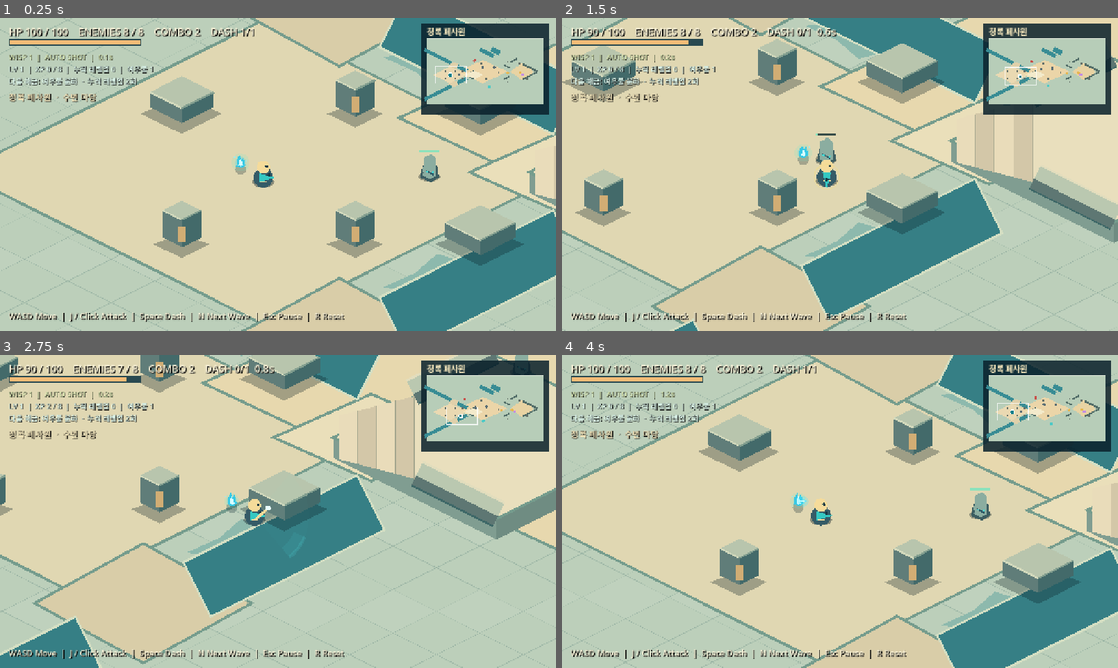
Above: before the commit, frames 1-4 (two rows, left to right).
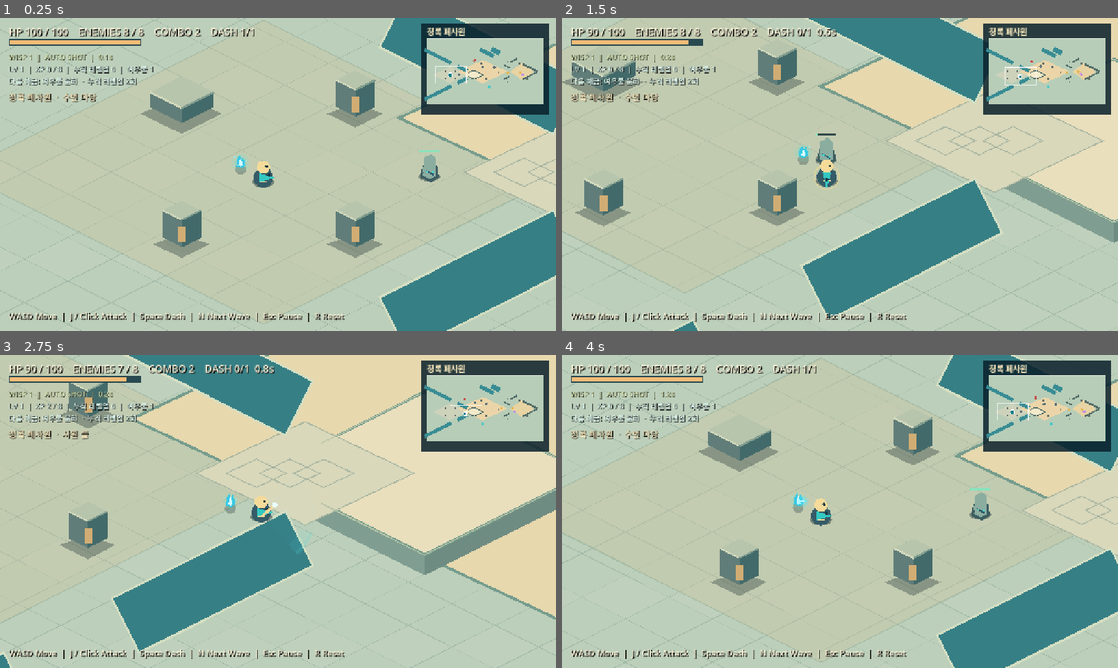
Above: after the commit, the same moments.

Repository: noru358/new-game
Game: Godot game, scene res://game/temple_region.tscn
Two runs of this game, one before a commit and one after it. Both use one fixed random seed, a clock stepped at 60 frames per second and the inputs below.
Inputs (mouse positions are in pixels of both pictures, inside the frame that each line leads up to):
- Up to frame 1 (0.25 s): no input
- Up to frame 2 (1.5 s): tap Enter at 0.5 s; move the mouse to (962, 158) at 0.52 s; hold D (move_right) 0.53-1.28 s; hold J (attack) 0.53-1.28 s; click (962, 158) at 0.67 s; tap Space (dash) at 0.8, 1.35 s; move the mouse to (728, 190) at 1.27 s; hold S (move_down) from 1.28 s (still down)
- Up to frame 3 (2.75 s): tap J (attack) at 1.55 s; move the mouse to (333, 442) at 2.02 s; release S (move_down) at 2.03 s; hold D (move_right) from 2.03 s (still down); hold J (attack) from 2.03 s (still down); tap Space (dash) at 2.3 s
- Up to frame 4 (4 s): move the mouse to (812, 574) at 2.77 s; release D (move_right) at 2.78 s; release J (attack) at 2.78 s; hold W (move_up) 2.78-3.53 s; tap Space (dash) at 2.85 s; click (812, 574) at 2.92 s; tap J (attack) at 3.05 s; move the mouse to (1006, 558) at 3.52 s; hold A (move_left) from 3.53 s (still down); hold Space (dash) from 3.53 s (still down); tap R at 3.6 s

The runs differ from the first frame. In frame 1, 51% of the frame differs, in the area x 0-100%, y 0-100%; in frame 2, 44%; in frame 3, 50%; in frame 4, 51%.

Commit message:
Clarify courtyard height and seal terrace perimeter

Diff:
--- a/game/temple_block.gd
+++ b/game/temple_block.gd
@@ -3,12 +3,14 @@
 
 var footprint_size := Vector2(100, 40)
 var water := false
+var terrace_edge := false
 
 
-func setup(area: Rect2, is_water: bool, angle: float = 0.0) -> void:
+func setup(area: Rect2, is_water: bool, angle: float = 0.0, is_terrace_edge: bool = false) -> void:
 	global_position = area.get_center()
 	footprint_size = area.size
 	water = is_water
+	terrace_edge = is_terrace_edge
 	rotation = angle
 	queue_redraw()
 
@@ -31,6 +33,9 @@
 	if water:
 		return
 	var half := footprint_size * 0.5
+	if terrace_edge:
+		draw_line(Vector2(-half.x, 0), Vector2(half.x, 0), Color("b8c4a7"), 2.0)
+		return
 	var top := Rect2(-half - Vector2(0, 20), footprint_size)
 	draw_rect(Rect2(-half, footprint_size), Color("5e7773"))
 	draw_rect(top, Color("bac8b0"))
--- a/game/temple_minimap.gd
+++ b/game/temple_minimap.gd
@@ -21,15 +21,10 @@
 	if not is_instance_valid(region):
 		return
 	draw_rect(Rect2(Vector2.ZERO, size), Color("b7cdb8"))
-	_draw_plaza(region.WEST_COURT_CENTER, region.WEST_COURT_HALF.x, region.WEST_COURT_HALF.y, Color("ead9b2"))
-	_draw_plaza(region.WEST_UPPER_LANDING, 200.0, 110.0, Color("e0d0aa"))
-	_draw_plaza(region.WEST_LOWER_LANDING, 200.0, 110.0, Color("e0d0aa"))
+	_draw_plaza(region.WEST_COURT_CENTER, region.WEST_COURT_HALF.x, region.WEST_COURT_HALF.y, Color("cdd2bb"))
 	_draw_plaza(Vector2(1830, 1080), 820.0, 385.0, Color("ebd5a8"))
 	_draw_plaza(Vector2(3130, 1080), 400.0, 280.0, Color("e8d3a3"))
-	_draw_plaza(region.WEST_GATE, 180.0, 80.0, Color("f0e0b5"))
 	_draw_plaza(region.UPPER_TERRACE_CENTER, region.UPPER_TERRACE_HALF.x, region.UPPER_TERRACE_HALF.y, Color("f3eacb"))
-	for patch in region.WET_BANK_AREAS:
-		draw_colored_polygon(_map_points(PackedVector2Array(patch)), Color("8db9ad"))
 	for i in range(region.WATER_AREAS.size()):
 		var world_points: PackedVector2Array = region.rotated_rect_points(region.WATER_AREAS[i], region.WATER_ANGLES[i])
 		draw_colored_polygon(_map_points(world_points), Color("388c94"))
--- a/game/temple_region.gd
+++ b/game/temple_region.gd
@@ -8,9 +8,6 @@
 const PLAYER_START := Vector2(760, 1190)
 const WEST_COURT_CENTER := Vector2(760, 1180)
 const WEST_COURT_HALF := Vector2(560, 280)
-const WEST_UPPER_LANDING := Vector2(900, 875)
-const WEST_LOWER_LANDING := Vector2(900, 1485)
-const WEST_GATE := Vector2(1320, 1180)
 const UPPER_TERRACE_CENTER := Vector2(1550, 1180)
 const UPPER_TERRACE_HALF := Vector2(300, 150)
 const ENEMY_POINTS := [
@@ -22,8 +19,7 @@
 	Vector2(610, 1060), Vector2(930, 1060), Vector2(610, 1300),
 	Vector2(930, 1300), Vector2(1800, 820), Vector2(1940, 1330),
 	Vector2(2350, 1110), Vector2(2650, 760), Vector2(2650, 1410),
-	Vector2(3040, 810), Vector2(3290, 1330),
-	Vector2(1160, 1060), Vector2(1160, 1300)
+	Vector2(3040, 810), Vector2(3290, 1330)
 ]
 const WATER_AREAS := [
 	Rect2(-132, 520, 984, 112), Rect2(980, 924, 358, 112),
@@ -32,17 +28,14 @@
 	Rect2(2110, 330, 310, 160)
 ]
 const WATER_ANGLES := [DIAMOND_ANGLE, DIAMOND_ANGLE, -DIAMOND_ANGLE, -DIAMOND_ANGLE, DIAMOND_ANGLE, DIAMOND_ANGLE]
-const WET_BANK_AREAS := [
-	[Vector2(980, 968), Vector2(1040, 995), Vector2(1080, 1030), Vector2(1130, 1015), Vector2(1185, 1050), Vector2(1210, 1010), Vector2(1090, 955)],
-	[Vector2(980, 1392), Vector2(1040, 1365), Vector2(1080, 1330), Vector2(1130, 1345), Vector2(1185, 1310), Vector2(1210, 1350), Vector2(1090, 1405)]
-]
 const WALL_AREAS := [
 	Rect2(2500, 880, 230, 50), Rect2(2500, 1260, 230, 50),
 	Rect2(3120, 925, 540, 52), Rect2(3120, 1183, 540, 52),
 	Rect2(2740, 680, 240, 50),
-	Rect2(1391, 1054, 168, 28), Rect2(1391, 1279, 168, 28)
-]
-const WALL_ANGLES := [DIAMOND_ANGLE, -DIAMOND_ANGLE, DIAMOND_ANGLE, -DIAMOND_ANGLE, -DIAMOND_ANGLE, -DIAMOND_ANGLE, DIAMOND_ANGLE]
+	Rect2(1349, 1061, 212, 32), Rect2(1349, 1267, 212, 32),
+	Rect2(1532, 1089, 336, 32), Rect2(1532, 1239, 336, 32)
+]
+const WALL_ANGLES := [DIAMOND_ANGLE, -DIAMOND_ANGLE, DIAMOND_ANGLE, -DIAMOND_ANGLE, -DIAMOND_ANGLE, -DIAMOND_ANGLE, DIAMOND_ANGLE, DIAMOND_ANGLE, -DIAMOND_ANGLE]
 const SPAWN_AREAS := [
 	Rect2(380, 730, 760, 670), Rect2(1260, 650, 1000, 800),
 	Rect2(1810, 1500, 780, 470), Rect2(2540, 780, 380, 620),
@@ -63,14 +56,14 @@
 		var pillar: ViewProp = ViewPropScript.new()
 		pillar.name = "TemplePillar%d" % i
 		pillar.position = PILLAR_POINTS[i]
-		pillar.footprint_radius = 42.0 if i >= 11 else 38.0 if i % 4 == 0 else 31.0
+		pillar.footprint_radius = 38.0 if i % 4 == 0 else 31.0
 		add_child(pillar)
-		pillar.configure(1 if i >= 11 or i % 4 == 0 else 0, VIEW_PITCH)
+		pillar.configure(1 if i % 4 == 0 else 0, VIEW_PITCH)
 		view_props.append(pillar)
 	for i in range(WATER_AREAS.size()):
 		_add_block(WATER_AREAS[i], true, WATER_ANGLES[i])
 	for i in range(WALL_AREAS.size()):
-		_add_block(WALL_AREAS[i], false, WALL_ANGLES[i])
+		_add_block(WALL_AREAS[i], false, WALL_ANGLES[i], i >= 5)
 	arena_navigation = NavigationScript.new()
 	arena_navigation.setup(view_props, REGION_SIZE)
 	player.arena_bounds = Rect2(Vector2.ZERO, REGION_SIZE)
@@ -119,10 +112,10 @@
 	wave_hint.position = Vector2(970, 228)
 
 
-func _add_block(area: Rect2, water: bool, angle: float) -> void:
+func _add_block(area: Rect2, water: bool, angle: float, terrace_edge: bool = false) -> void:
 	var block: TempleBlock = TempleBlockScript.new()
 	block.name = "Water%d" % view_props.size() if water else "TempleWall%d" % view_props.size()
-	block.setup(area, water, angle)
+	block.setup(area, water, angle, terrace_edge)
 	add_child(block)
 	view_props.append(block)
 
@@ -186,15 +179,10 @@
 			])
 			draw_colored_polygon(points, color)
 			draw_polyline(PackedVector2Array([points[0], points[1], points[2], points[3], points[0]]), Color(0.27, 0.44, 0.42, 0.14), 1.3)
-	_draw_plaza(WEST_COURT_CENTER, WEST_COURT_HALF.x, WEST_COURT_HALF.y, Color("e0d7b2"))
-	_draw_plaza(WEST_UPPER_LANDING, 200.0, 110.0, Color("d9cda8"))
-	_draw_plaza(WEST_LOWER_LANDING, 200.0, 110.0, Color("d9cda8"))
+	_draw_court_paving()
 	_draw_plaza(Vector2(1830, 1080), 820.0, 385.0, Color("e7d8ae"))
 	_draw_plaza(Vector2(3130, 1080), 400.0, 280.0, Color("e0d1a7"))
-	_draw_plaza(WEST_GATE, 180.0, 80.0, Color("eadfba"))
 	_draw_raised_terrace()
-	for patch in WET_BANK_AREAS:
-		draw_colored_polygon(PackedVector2Array(patch), Color("8db9ad"))
 	for i in range(WATER_AREAS.size()):
 		var points := rotated_rect_points(WATER_AREAS[i], WATER_ANGLES[i])
 		draw_colored_polygon(points, Color("367f85"))
@@ -216,6 +204,17 @@
 	])
 	draw_colored_polygon(points, color)
 	draw_polyline(PackedVector2Array([points[0], points[1], points[2], points[3], points[0]]), Color("759c8d"), 5.0)
+
+
+func _draw_court_paving() -> void:
+	var center := WEST_COURT_CENTER
+	var half := WEST_COURT_HALF
+	var points := PackedVector2Array([
+		center + Vector2(0, -half.y), center + Vector2(half.x, 0),
+		center + Vector2(0, half.y), center + Vector2(-half.x, 0)
+	])
+	draw_colored_polygon(points, Color(0.80, 0.76, 0.61, 0.34))
+	draw_polyline(PackedVector2Array([points[0], points[1], points[2], points[3], points[0]]), Color(0.49, 0.61, 0.54, 0.36), 2.0)
 
 
 func _draw_raised_terrace() -> void:
@@ -228,17 +227,21 @@
 	draw_colored_polygon(PackedVector2Array([left, bottom, bottom + face_drop, left + face_drop]), Color("809d91"))
 	draw_colored_polygon(PackedVector2Array([bottom, right, right + face_drop, bottom + face_drop]), Color("6f8c82"))
 	_draw_plaza(center, half.x, half.y, Color("e9dfbd"))
-	for step in range(4):
-		var x0 := 1260.0 + float(step) * 35.0
-		var x1 := x0 + 35.0
-		var half0 := 40.0 + float(step) * 9.0
-		var half1 := half0 + 9.0
+	var stair_center := Vector2(1330, 1180)
+	var stair := PackedVector2Array([
+		stair_center + Vector2(0, -95), stair_center + Vector2(200, 0),
+		stair_center + Vector2(0, 95), stair_center + Vector2(-200, 0)
+	])
+	draw_colored_polygon(stair, Color("d9d8bb"))
+	draw_polyline(PackedVector2Array([stair[0], stair[1], stair[2], stair[3], stair[0]]), Color("a9b6a1"), 2.0)
+	for step in range(3):
+		var tread_center := Vector2(1240.0 + float(step) * 62.0, 1180.0)
 		var tread := PackedVector2Array([
-			Vector2(x0, 1180.0 - half0), Vector2(x1, 1180.0 - half1),
-			Vector2(x1, 1180.0 + half1), Vector2(x0, 1180.0 + half0)
+			tread_center + Vector2(0, -26), tread_center + Vector2(55, 0),
+			tread_center + Vector2(0, 26), tread_center + Vector2(-55, 0),
+			tread_center + Vector2(0, -26)
 		])
-		draw_colored_polygon(tread, Color("e9dcba") if step % 2 == 0 else Color("d3c7a8"))
-		draw_line(tread[1], tread[2], Color("a4a68e"), 2.0)
+		draw_polyline(tread, Color(0.53, 0.62, 0.56, 0.55), 2.0)
 
 
 func rotated_rect_points(area: Rect2, angle: float) -> PackedVector2Array:
--- a/tests/verify_1f.gd
+++ b/tests/verify_1f.gd
@@ -21,9 +21,32 @@
 	_check(scene.REGION_SIZE == Vector2(3840, 2160) and player.arena_bounds.size == scene.REGION_SIZE, "scrolling region uses expanded actor bounds")
 	_check(scene.camera.limit_right == 3840 and scene.camera.limit_bottom == 2160, "camera follows the expanded region")
 	_check(scene.arena_navigation.grid_size == Vector2i(120, 68), "navigation covers the full region")
-	_check(scene.arena_navigation.obstacles.size() == 13 and scene.arena_navigation.rectangular_obstacles.size() == 13, "pillars, water and walls share navigation")
-	_check(scene.arena_navigation.is_open(Vector2(1160, 1180), 25.0) and not scene.arena_navigation.is_open(Vector2(1160, 1060), 0.0), "courtyard gate stays open between two pylons")
-	_check(scene.arena_navigation.has_clear_path(Vector2(1230, 1180), Vector2(1500, 1180)) and not scene.arena_navigation.has_clear_path(Vector2(1450, 950), Vector2(1450, 1180)), "upper terrace has a central stair and blocked side approach")
+	_check(scene.arena_navigation.obstacles.size() == 11 and scene.arena_navigation.rectangular_obstacles.size() == 15, "pillars, water and walls share navigation")
+	var terrace_center := Vector2(1550, 1180)
+	_check(scene.arena_navigation.has_clear_path(Vector2(1200, 1180), terrace_center), "diamond stair is the open entrance to the terrace")
+	_check(not scene.arena_navigation.has_clear_path(terrace_center, Vector2(1550, 900)) and not scene.arena_navigation.has_clear_path(terrace_center, Vector2(1550, 1460)) and not scene.arena_navigation.has_clear_path(terrace_center, Vector2(2000, 1180)), "terrace cannot be left through north, south or east edges")
+	for target in [Vector2(1320, 1100), Vector2(1320, 1260)]:
+		_check(not scene.arena_navigation.has_clear_path(terrace_center, target), "side of stair does not leak toward %s" % target)
+	for target in [Vector2(1550, 900), Vector2(1550, 1460), Vector2(2000, 1180), Vector2(1320, 1100), Vector2(1320, 1260)]:
+		var terrace_edge_ray := PhysicsRayQueryParameters2D.create(terrace_center, target, 4)
+		var terrace_edge_hit := scene.get_world_2d().direct_space_state.intersect_ray(terrace_edge_ray)
+		_check(not terrace_edge_hit.is_empty() and terrace_edge_hit.collider is TempleBlock, "terrace perimeter physically blocks %s" % target)
+	for action in ["move_up", "move_down", "move_right"]:
+		player.global_position = terrace_center
+		player.reset_physics_interpolation()
+		await _frames(2)
+		Input.action_press(action)
+		await _frames(90)
+		Input.action_release(action)
+		var offset: Vector2 = player.global_position - scene.UPPER_TERRACE_CENTER
+		_check(absf(offset.x) / scene.UPPER_TERRACE_HALF.x + absf(offset.y) / scene.UPPER_TERRACE_HALF.y < 1.05, "player cannot walk off terrace via %s" % action)
+	player.global_position = Vector2(1780, 1180)
+	player.reset_physics_interpolation()
+	player.dash_charges = 1
+	player.dash_requested = true
+	player.facing = Vector2.RIGHT
+	await _frames(20)
+	_check(player.global_position.x < 1850.0, "dash cannot pass through the terrace rim")
 	_check(scene.minimap.visible and not scene.role_panel.visible and scene.minimap._map_point(scene.REGION_SIZE).is_equal_approx(scene.minimap.size), "upper-right minimap covers the full region")
 	_check(scene.arena_navigation.is_open(Vector2(600, 850), 0.0) and not scene.arena_navigation.is_open(Vector2(600, 700), 0.0), "water collision follows the diamond axis instead of a screen rectangle")
 	var growth_rect := Rect2(scene.growth.hud.position, scene.growth.hud.get_combined_minimum_size())
@@ -69,7 +92,7 @@
 		printerr("1F verification failed")
 		quit(1)
 	else:
-		print("1F verification passed: region identity, scrolling bounds, water crossing, walls, spawn areas, repeat wave")
+		print("1F verification passed: region identity, scrolling bounds, water crossing, stair and terrace boundary, spawn areas, repeat wave")
 		quit(0)
 
 
Not shown, changed: DEV_STATUS.md
Not shown, changed: README.md
